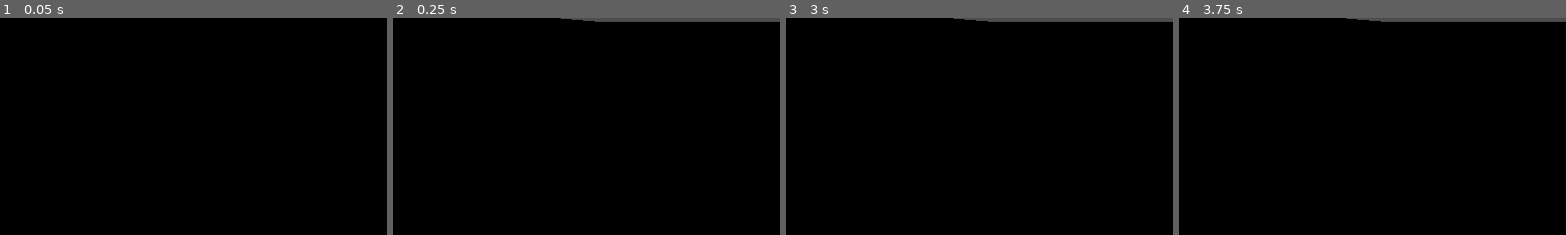
Above: before the commit, frames 1-4 (left to right).
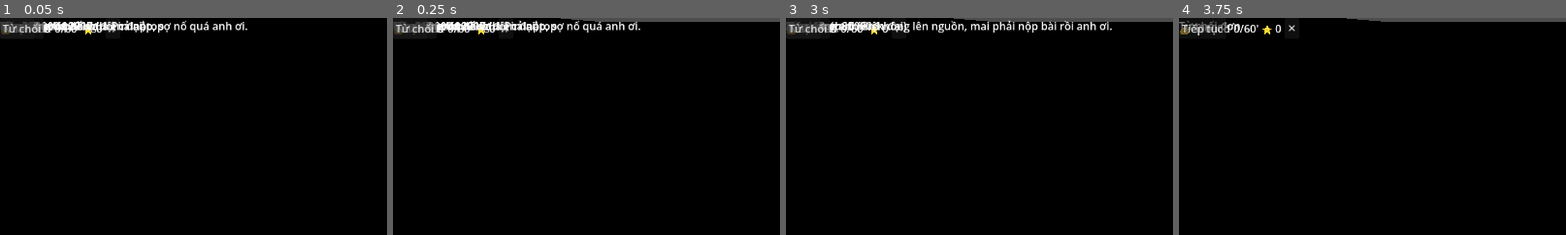
Above: after the commit, the same moments.

Repository: thangiabaoh-dev/xuong-sua-may
Game: Godot game, scene res://scenes/main.tscn
Two runs of this game, one before a commit and one after it. Both use one fixed random seed, a clock stepped at 60 frames per second and the inputs below.
Inputs (mouse positions are % of the whole screen's width and height, from its top left):
- Up to frame 1 (0.05 s): no input
- Up to frame 2 (0.25 s): no input
- Up to frame 3 (3 s): click (15, 2) at 0.5 s, where only the run after the commit has a clickable "✕"; click (3, 2) at 1.25 s, where only the run after the commit has a clickable "Đơn mới"; click (2, 2) at 2 s, where only the run after the commit has a clickable "Nhận"; click (3, 2) at 2.75 s, where only the run after the commit has a clickable "Tiếp tục"
- Up to frame 4 (3.75 s): click (3, 2) at 3.5 s, where only the run after the commit has a clickable "Từ chối"
The pictures show only the part of the screen within x 0-50%, y 0-50%; the shares and areas given below are measured in that part.

The runs differ from the first frame. In frame 1, 2.3% of the frame differs, in the area x 0-64%, y 0-9%; in frame 2, 2.3%; in frame 3, 2.6%, in the area x 0-85%, y 0-9%; in frame 4, 0.9%.

Commit message:
feat: repair panel 6 pha + wiring workshop

Diff:
--- /dev/null
+++ b/repair-shop-game/scenes/repair_panel.tscn
@@ -0,0 +1,6 @@
+[gd_scene load_steps=2 format=3]
+
+[ext_resource type="Script" path="res://scripts/ui/repair_panel.gd" id="1"]
+
+[node name="RepairPanel" type="CanvasLayer"]
+script = ExtResource("1")
--- a/repair-shop-game/scenes/workshop.tscn
+++ b/repair-shop-game/scenes/workshop.tscn
@@ -1,4 +1,6 @@
-[gd_scene load_steps=20 format=3]
+[gd_scene load_steps=21 format=3]
+
+[ext_resource type="PackedScene" path="res://scenes/repair_panel.tscn" id="1_repair"]
 
 [sub_resource type="StandardMaterial3D" id="mat_floor"]
 albedo_color = Color(0.55, 0.4, 0.25, 1)
@@ -194,3 +196,5 @@
 [node name="MeshLegBR" type="MeshInstance3D" parent="Chair"]
 position = Vector3(0.195, 0.21, 0.195)
 mesh = SubResource("mesh_chair_leg")
+
+[node name="RepairPanel" parent="." instance=ExtResource("1_repair")]
--- /dev/null
+++ b/repair-shop-game/scripts/ui/repair_panel.gd
@@ -0,0 +1,365 @@
+extends CanvasLayer
+
+const CHECK_LABELS: Array[String] = ["Đo nguồn", "Nghe quạt", "Kiểm tra RAM", "Nhìn bo mạch"]
+const CUSTOMER_NAMES := {"ban_hoc": "Bạn học", "giao_vien": "Giáo viên", "hoai_niem": "Người hoài niệm"}
+
+var session: RepairSession
+var game_state
+var rng: RandomNumberGenerator
+var _built := false
+var _last_log := ""
+
+func _ready() -> void:
+	if session != null:
+		return
+	var gs = get_node_or_null("/root/GameState")
+	if gs != null:
+		setup(gs)
+
+func setup(p_state, p_rng: RandomNumberGenerator = null) -> void:
+	game_state = p_state
+	if p_rng == null:
+		rng = RandomNumberGenerator.new()
+		rng.randomize()
+	else:
+		rng = p_rng
+	if not _built:
+		_build_ui()
+		_connect_signals()
+		_built = true
+	open_new_order()
+
+func open_new_order() -> void:
+	_last_log = ""
+	var knowledge := 0
+	var uy := 0
+	if game_state != null:
+		knowledge = int(game_state.knowledge)
+		uy = int(game_state.uy_tin)
+	var order := OrderFactory.make(rng, knowledge, uy)
+	if order == null:
+		session = null
+	else:
+		session = RepairSession.new(order, game_state, rng)
+	_render()
+
+func _customer_name(key: String) -> String:
+	return String(CUSTOMER_NAMES.get(key, key))
+
+func _build_ui() -> void:
+	var root := Control.new()
+	root.name = "Root"
+	root.set_anchors_preset(Control.PRESET_FULL_RECT)
+	add_child(root)
+
+	var header := HBoxContainer.new()
+	header.name = "Header"
+	root.add_child(header)
+	var lbl_money := Label.new()
+	lbl_money.name = "LblMoney"
+	header.add_child(lbl_money)
+	var lbl_clock := Label.new()
+	lbl_clock.name = "LblClock"
+	header.add_child(lbl_clock)
+	var lbl_uytin := Label.new()
+	lbl_uytin.name = "LblUyTin"
+	header.add_child(lbl_uytin)
+	var btn_close := Button.new()
+	btn_close.name = "BtnClose"
+	btn_close.text = "✕"
+	header.add_child(btn_close)
+
+	var screens := Control.new()
+	screens.name = "Screens"
+	root.add_child(screens)
+
+	# OFFER
+	var offer := Control.new()
+	offer.name = "ScreenOffer"
+	screens.add_child(offer)
+	for n in ["LblMachine", "LblCustomer", "LblQuote", "LblDeadline", "LblReward", "LblWarn"]:
+		var l := Label.new()
+		l.name = n
+		offer.add_child(l)
+	var btn_accept := Button.new()
+	btn_accept.name = "BtnAccept"
+	btn_accept.text = "Nhận"
+	offer.add_child(btn_accept)
+	var btn_reject := Button.new()
+	btn_reject.name = "BtnReject"
+	btn_reject.text = "Từ chối"
+	offer.add_child(btn_reject)
+
+	# SYMPTOM
+	var symptom := Control.new()
+	symptom.name = "ScreenSymptom"
+	screens.add_child(symptom)
+	var lbl_symptom := Label.new()
+	lbl_symptom.name = "LblSymptom"
+	symptom.add_child(lbl_symptom)
+	var btn_next := Button.new()
+	btn_next.name = "BtnSymptomNext"
+	btn_next.text = "Tiếp →"
+	symptom.add_child(btn_next)
+
+	# CHECKS
+	var checks := Control.new()
+	checks.name = "ScreenChecks"
+	screens.add_child(checks)
+	for i in 4:
+		var b := Button.new()
+		b.name = "BtnCheck%d" % i
+		b.text = CHECK_LABELS[i]
+		checks.add_child(b)
+	var lbl_log := Label.new()
+	lbl_log.name = "LblLog"
+	checks.add_child(lbl_log)
+	var lbl_sus := Label.new()
+	lbl_sus.name = "LblSuspects"
+	checks.add_child(lbl_sus)
+	var btn_conc := Button.new()
+	btn_conc.name = "BtnConclusion"
+	btn_conc.text = "Kết luận"
+	checks.add_child(btn_conc)
+
+	# CONCLUSION
+	var conc := Control.new()
+	conc.name = "ScreenConclusion"
+	screens.add_child(conc)
+	var box := VBoxContainer.new()
+	box.name = "ConclusionBox"
+	conc.add_child(box)
+
+	# PARTS
+	var parts := Control.new()
+	parts.name = "ScreenParts"
+	screens.add_child(parts)
+	var lbl_part := Label.new()
+	lbl_part.name = "LblPart"
+	parts.add_child(lbl_part)
+	var lbl_money2 := Label.new()
+	lbl_money2.name = "LblMoney2"
+	parts.add_child(lbl_money2)
+	var btn_buy := Button.new()
+	btn_buy.name = "BtnBuy"
+	btn_buy.text = "Mua linh kiện"
+	parts.add_child(btn_buy)
+	var btn_give := Button.new()
+	btn_give.name = "BtnGiveUp"
+	btn_give.text = "Từ bỏ"
+	parts.add_child(btn_give)
+
+	# DISASSEMBLE
+	var dis := Control.new()
+	dis.name = "ScreenDisassemble"
+	screens.add_child(dis)
+	var lbl_action := Label.new()
+	lbl_action.name = "LblAction"
+	dis.add_child(lbl_action)
+	var btn_dis := Button.new()
+	btn_dis.name = "BtnDisassemble"
+	btn_dis.text = "Tháo – lắp"
+	dis.add_child(btn_dis)
+
+	# TEST
+	var test_scr := Control.new()
+	test_scr.name = "ScreenTest"
+	screens.add_child(test_scr)
+	var btn_run := Button.new()
+	btn_run.name = "BtnRunTest"
+	btn_run.text = "Bật nguồn"
+	test_scr.add_child(btn_run)
+
+	# RESULT
+	var res := Control.new()
+	res.name = "ScreenResult"
+	screens.add_child(res)
+	var lbl_res := Label.new()
+	lbl_res.name = "LblResult"
+	res.add_child(lbl_res)
+	var btn_cont := Button.new()
+	btn_cont.name = "BtnContinue"
+	btn_cont.text = "Tiếp tục"
+	res.add_child(btn_cont)
+
+	var btn_open := Button.new()
+	btn_open.name = "BtnOpen"
+	btn_open.text = "Đơn mới"
+	btn_open.visible = false
+	add_child(btn_open)
+
+func _connect_signals() -> void:
+	get_node("Root/Screens/ScreenOffer/BtnAccept").pressed.connect(_on_accept)
+	get_node("Root/Screens/ScreenOffer/BtnReject").pressed.connect(_on_reject)
+	get_node("Root/Screens/ScreenSymptom/BtnSymptomNext").pressed.connect(_on_symptom_next)
+	for i in 4:
+		var b: Button = get_node("Root/Screens/ScreenChecks/BtnCheck%d" % i)
+		b.pressed.connect(_on_check.bind(i))
+	get_node("Root/Screens/ScreenChecks/BtnConclusion").pressed.connect(_on_begin_conclusion)
+	get_node("Root/Screens/ScreenParts/BtnBuy").pressed.connect(_on_buy)
+	get_node("Root/Screens/ScreenParts/BtnGiveUp").pressed.connect(_on_give_up)
+	get_node("Root/Screens/ScreenDisassemble/BtnDisassemble").pressed.connect(_on_disassemble)
+	get_node("Root/Screens/ScreenTest/BtnRunTest").pressed.connect(_on_run_test)
+	get_node("Root/Screens/ScreenResult/BtnContinue").pressed.connect(_on_continue)
+	get_node("Root/Header/BtnClose").pressed.connect(_on_close)
+	get_node("BtnOpen").pressed.connect(_on_open)
+
+func _on_accept() -> void:
+	if session == null:
+		return
+	session.accept()
+	_render()
+
+func _on_reject() -> void:
+	if session == null:
+		return
+	session.reject()
+	_render()
+
+func _on_symptom_next() -> void:
+	if session == null:
+		return
+	session.advance_symptom()
+	_render()
+
+func _on_check(idx: int) -> void:
+	if session == null:
+		return
+	var key: String = RepairSession.CHECK_KEYS[idx]
+	var clue := session.do_check(key)
+	if clue != "":
+		_last_log = clue
+	_render()
+
+func _on_begin_conclusion() -> void:
+	if session == null:
+		return
+	session.begin_conclusion()
+	_render()
+
+func _on_conclude_key(key: String) -> void:
+	if session == null:
+		return
+	session.conclude(key)
+	_render()
+
+func _on_buy() -> void:
+	if session == null:
+		return
+	session.buy_part()
+	_render()
+
+func _on_give_up() -> void:
+	if session == null:
+		return
+	session.give_up()
+	_render()
+
+func _on_disassemble() -> void:
+	if session == null:
+		return
+	session.disassemble()
+	_render()
+
+func _on_run_test() -> void:
+	if session == null:
+		return
+	session.run_test()
+	_render()
+
+func _on_continue() -> void:
+	open_new_order()
+
+func _on_close() -> void:
+	get_node("Root").visible = false
+	get_node("BtnOpen").visible = true
+
+func _on_open() -> void:
+	if session == null or int(session.state) == int(RepairSession.State.RESULT):
+		open_new_order()
+	get_node("Root").visible = true
+	get_node("BtnOpen").visible = false
+
+func _hide_all() -> void:
+	for n in ["ScreenOffer", "ScreenSymptom", "ScreenChecks", "ScreenConclusion", "ScreenParts", "ScreenDisassemble", "ScreenTest", "ScreenResult"]:
+		get_node("Root/Screens/" + n).visible = false
+
+func _render() -> void:
+	if not _built:
+		return
+	if session == null:
+		_hide_all()
+		get_node("Root/Screens/ScreenResult").visible = true
+		get_node("Root/Screens/ScreenResult/LblResult").text = "Hết đơn hôm nay"
+		return
+	# header
+	(get_node("Root/Header/LblMoney") as Label).text = "💰 %dđ" % int(game_state.money)
+	(get_node("Root/Header/LblClock") as Label).text = "%d/%d'" % [int(session.elapsed), int(session.order.deadline_min)]
+	(get_node("Root/Header/LblUyTin") as Label).text = "⭐ %d" % int(game_state.uy_tin)
+	_hide_all()
+	var st: int = int(session.state)
+	var fault := FaultCatalog.get_fault(String(session.order.fault_key))
+	if st == int(RepairSession.State.OFFER):
+		var scr = get_node("Root/Screens/ScreenOffer")
+		scr.visible = true
+		var era_txt := "Hiện đại" if int(session.order.machine.def.era) == 0 else "Cổ"
+		(get_node("Root/Screens/ScreenOffer/LblMachine") as Label).text = "%s (%s)" % [String(session.order.machine.def.model), era_txt]
+		(get_node("Root/Screens/ScreenOffer/LblCustomer") as Label).text = _customer_name(String(session.order.customer_key))
+		(get_node("Root/Screens/ScreenOffer/LblQuote") as Label).text = String(session.order.symptom_quote)
+		(get_node("Root/Screens/ScreenOffer/LblDeadline") as Label).text = "Hạn: %d phút" % int(session.order.deadline_min)
+		(get_node("Root/Screens/ScreenOffer/LblReward") as Label).text = "Tiền công: %dđ" % int(session.order.money_reward)
+		var warn: Label = get_node("Root/Screens/ScreenOffer/LblWarn")
+		if fault != null and int(game_state.money) < int(fault.part_price):
+			warn.text = "Cần %dđ để mua %s" % [int(fault.part_price), String(fault.part_name)]
+			warn.visible = true
+		else:
+			warn.text = ""
+			warn.visible = false
+	elif st == int(RepairSession.State.SYMPTOM):
+		get_node("Root/Screens/ScreenSymptom").visible = true
+		(get_node("Root/Screens/ScreenSymptom/LblSymptom") as Label).text = String(session.order.symptom_quote)
+	elif st == int(RepairSession.State.CHECKS):
+		get_node("Root/Screens/ScreenChecks").visible = true
+		for i in 4:
+			var key: String = RepairSession.CHECK_KEYS[i]
+			(get_node("Root/Screens/ScreenChecks/BtnCheck%d" % i) as Button).disabled = session.checks_done.has(key)
+		(get_node("Root/Screens/ScreenChecks/BtnConclusion") as Button).disabled = not session.can_conclude()
+		(get_node("Root/Screens/ScreenChecks/LblLog") as Label).text = _last_log
+		(get_node("Root/Screens/ScreenChecks/LblSuspects") as Label).text = "Nghi phạm: %d" % session.suspects.size()
+	elif st == int(RepairSession.State.CONCLUSION):
+		get_node("Root/Screens/ScreenConclusion").visible = true
+		var box: Container = get_node("Root/Screens/ScreenConclusion/ConclusionBox")
+		for c in box.get_children():
+			box.remove_child(c)
+			c.free()
+		for sus in session.suspects:
+			var f := FaultCatalog.get_fault(String(sus))
+			var b := Button.new()
+			b.text = String(f.display_name) if f != null else String(sus)
+			b.pressed.connect(_on_conclude_key.bind(String(sus)))
+			box.add_child(b)
+	elif st == int(RepairSession.State.PARTS):
+		get_node("Root/Screens/ScreenParts").visible = true
+		if fault != null:
+			(get_node("Root/Screens/ScreenParts/LblPart") as Label).text = "%s — %dđ" % [String(fault.part_name), int(fault.part_price)]
+		(get_node("Root/Screens/ScreenParts/LblMoney2") as Label).text = "Số dư: %dđ" % int(game_state.money)
+	elif st == int(RepairSession.State.DISASSEMBLE):
+		get_node("Root/Screens/ScreenDisassemble").visible = true
+		var mg := String(fault.minigame) if fault != null else ""
+		(get_node("Root/Screens/ScreenDisassemble/LblAction") as Label).text = "Tháo – lắp (%s)" % mg
+	elif st == int(RepairSession.State.TEST):
+		get_node("Root/Screens/ScreenTest").visible = true
+	elif st == int(RepairSession.State.RESULT):
+		get_node("Root/Screens/ScreenResult").visible = true
+		var txt := ""
+		match int(session.result):
+			int(RepairSession.Result.REJECTED):
+				txt = "Từ chối đơn"
+			int(RepairSession.Result.LOST_TIME):
+				txt = "Hết giờ — khách bỏ đi"
+			int(RepairSession.Result.LOST_MONEY):
+				txt = "Hết tiền — bỏ đơn"
+			int(RepairSession.Result.DONE):
+				var tip: int = int(session.earned) - int(session.order.money_reward)
+				txt = "Xong! +%dđ (tip %d)" % [int(session.earned), tip]
+		(get_node("Root/Screens/ScreenResult/LblResult") as Label).text = txt
--- a/repair-shop-game/tests/run_tests.gd
+++ b/repair-shop-game/tests/run_tests.gd
@@ -12,6 +12,7 @@
 	"res://tests/test_fault_catalog.gd",
 	"res://tests/test_order_factory.gd",
 	"res://tests/test_repair_session.gd",
+	"res://tests/test_repair_panel.gd",
 ]
 
 func _init() -> void:
--- /dev/null
+++ b/repair-shop-game/tests/test_repair_panel.gd
@@ -0,0 +1,50 @@
+extends "res://tests/test_case.gd"
+
+func run() -> void:
+	var packed := load("res://scenes/repair_panel.tscn") as PackedScene
+	check(packed != null, "repair_panel.tscn loads")
+	if packed == null:
+		return
+	var panel = packed.instantiate()
+	check(panel is CanvasLayer, "root is CanvasLayer")
+
+	var state = load("res://scripts/autoload/game_state.gd").new()
+	var rng := RandomNumberGenerator.new()
+	rng.seed = 7
+	panel.setup(state, rng)
+	check(panel.session != null, "session created")
+
+	var paths := ["Root/Header/LblMoney", "Root/Header/LblClock", "Root/Header/LblUyTin",
+		"Root/Screens/ScreenOffer/BtnAccept", "Root/Screens/ScreenOffer/BtnReject",
+		"Root/Screens/ScreenSymptom/BtnSymptomNext",
+		"Root/Screens/ScreenChecks/BtnCheck0", "Root/Screens/ScreenChecks/BtnConclusion",
+		"Root/Screens/ScreenConclusion/ConclusionBox",
+		"Root/Screens/ScreenParts/BtnBuy", "Root/Screens/ScreenParts/BtnGiveUp",
+		"Root/Screens/ScreenDisassemble/BtnDisassemble",
+		"Root/Screens/ScreenTest/BtnRunTest",
+		"Root/Screens/ScreenResult/BtnContinue", "BtnOpen"]
+	for p in paths:
+		check(panel.get_node_or_null(p) != null, "node " + p)
+
+	check(panel.get_node("Root/Screens/ScreenOffer").visible, "OFFER visible")
+	check(not panel.get_node("Root/Screens/ScreenChecks").visible, "CHECKS hidden")
+
+	panel.get_node("Root/Screens/ScreenOffer/BtnAccept").emit_signal("pressed")
+	check(panel.get_node("Root/Screens/ScreenSymptom").visible, "accept -> SYMPTOM screen")
+
+	panel.get_node("Root/Screens/ScreenSymptom/BtnSymptomNext").emit_signal("pressed")
+	check(panel.get_node("Root/Screens/ScreenChecks").visible, "next -> CHECKS screen")
+	check(panel.get_node("Root/Screens/ScreenChecks/BtnConclusion").disabled,
+		"conclude disabled before2 checks")
+
+	panel.get_node("Root/Screens/ScreenChecks/BtnCheck0").emit_signal("pressed")
+	panel.get_node("Root/Screens/ScreenChecks/BtnCheck1").emit_signal("pressed")
+	check(not panel.get_node("Root/Screens/ScreenChecks/BtnConclusion").disabled,
+		"conclude enabled after2")
+
+	panel.get_node("Root/Screens/ScreenChecks/BtnConclusion").emit_signal("pressed")
+	check(panel.get_node("Root/Screens/ScreenConclusion").visible, "-> CONCLUSION screen")
+	check(panel.get_node("Root/Screens/ScreenConclusion/ConclusionBox").get_child_count() > 0,
+		"dynamic suspect buttons")
+
+	panel.free()
--- a/repair-shop-game/tests/test_workshop.gd
+++ b/repair-shop-game/tests/test_workshop.gd
@@ -10,7 +10,7 @@
 		return
 	var root := packed.instantiate()
 	check_eq(root.name, "Workshop", "root name")
-	check_eq(root.get_child_count(), 7, "exactly 7 direct children")
+	check_eq(root.get_child_count(), 8, "exactly 8 direct children")
 
 	for n in REQUIRED:
 		check(root.has_node(NodePath(n)), "has child " + n)
@@ -37,6 +37,9 @@
 			var top_y := _world_origin(cs as CollisionShape3D).y + box.size.y / 2.0
 			check_near(top_y, 0.0, 0.01, "floor top at y=0")
 
+	check(root.has_node("RepairPanel"), "has RepairPanel")
+	check(root.get_node("RepairPanel").get_script() == load("res://scripts/ui/repair_panel.gd"), "RepairPanel script")
+
 	root.free()
 
 func _world_origin(node: Node3D) -> Vector3:
